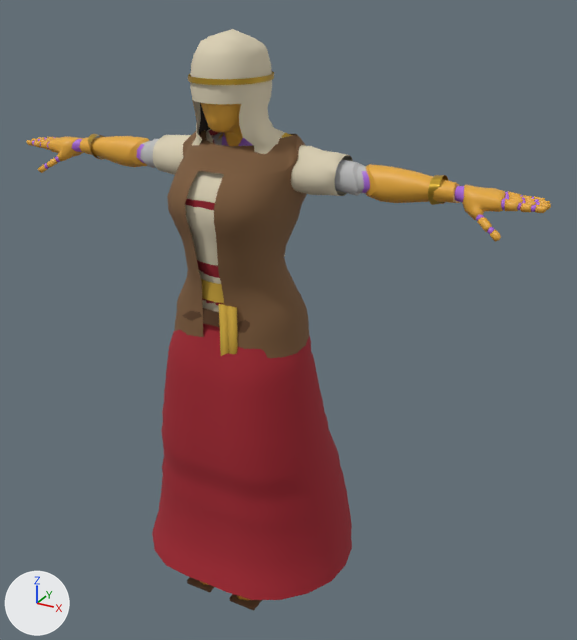
The glTF model assets/chars/char_f.glb: old version first, new version second.
One viewpoint serves both versions: a camera (50 mm lens) standing at (1.245, -1.963, 1.983) and looking at (0.104, 0.112, 0.946). Arrows for +X, +Y and +Z are at lower left; the lights stay in place. The first picture is the older version. Vertices at exactly the same position are counted once.

The first picture shows 'Mannequin_F', 'dress', 'mantle', 'sash', 'tunic_long', 'veil' and 5 more.
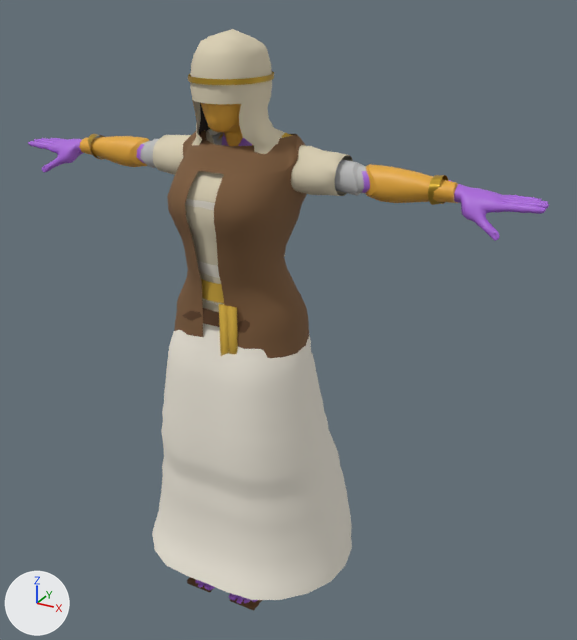
Changed parts and their boxes [x1, y1, x2, y2] in the pictures (577 x 640 px):
'dress', recoloured (red to white)
    both: [152, 130, 352, 600]
'Mannequin_F', reshaped
    before: [26, 103, 551, 600]
    after: [79, 128, 458, 203]
'Mannequin_limbs', added
    after: [28, 138, 549, 604]
part 1 of me_mannequin_f, deleted
    before: [26, 137, 551, 242]
part 2 of me_mannequin_f, deleted
    before: [454, 185, 505, 220]
part 3 of me_mannequin_f, deleted
    before: [48, 136, 84, 162]

The edits, one by one:
Material 'dress' (mat_dress) changes colour from red #9f1f2c to white #ede7d9; in linear values from (0.349, 0.0135, 0.0254) to (0.843, 0.797, 0.694).
me_mannequin_f is used by ob_mannequin_f; location (0.0, 0.0, 0.0).
me_mannequin_f had 7424 vertices, 14612 faces and spanned x -0.88..0.88, y -0.18..0.13, z 0.0..1.81.
me_mannequin_f now has 1964 vertices, 3838 faces and spans x -0.64..0.64, y -0.16..0.13, z 0.1..1.59.
me_mannequin_f part 1: 56 loose pieces with 4804 vertices, spanning x -0.88..0.88, y -0.03..0.12, z 1.35..1.45, are deleted.
me_mannequin_f part 2: 106 vertices removed from x 0.65..0.77, y 0.0..0.12, z 1.39..1.47.
me_mannequin_f part 3: 106 vertices removed from x -0.77..-0.65, y 0.0..0.12, z 1.39..1.47.
Other edits to the shape of me_mannequin_f do not show in these pictures.
Mesh me_mannequin_limbs is new.
It has 5620 vertices, 11147 faces and spans x -0.88..0.88, y -0.2..0.12, z 0.0..1.47.
It uses material mat_m_joints (purple #aa66db).
Object 'Mannequin_limbs' (ob_mannequin_limbs) is new; it shows me_mannequin_limbs.
Its location is (0.0, 0.0, 0.0).
